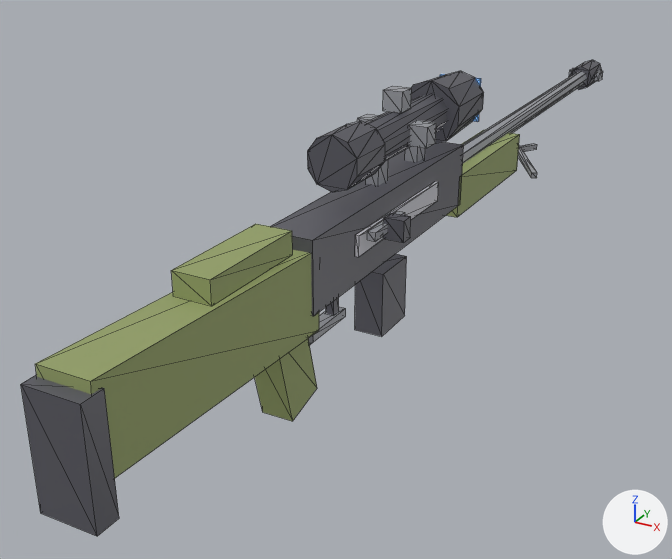
An edit to the glTF model assets/models/sniper.glb, drawn before and after from the same camera.
The view is the same before and after, from a camera (50 mm lens) standing at (0.556, -0.931, 0.481) and looking at (-0.13, 0.317, -0.143). The lights are fixed; the arrows at lower right show +X, +Y and +Z. The picture after the commit comes second. Mesh edges are drawn as thin lines. Vertices at exactly the same position are counted once.

Names of what the first picture shows: 'Sniper'.
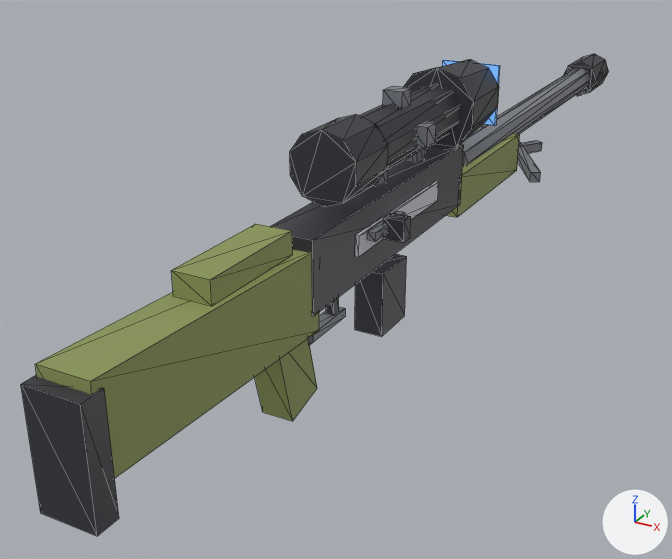
Where the change shows, as pixel boxes (x1, y1, x2, y2) in the pictures (672 x 559 px; the box of a moved part takes in the faces that stretch with it):
'Sniper', reshaped, recoloured: before (21, 60, 603, 536); after (21, 54, 609, 536)
part 1 of me_sniper, moved or reshaped: before (569, 60, 602, 89); after (563, 54, 609, 96)
part 2 of me_sniper, moved or reshaped: before (365, 94, 447, 161); after (359, 83, 459, 170)
part 3 of me_sniper, moved or reshaped: before (307, 121, 385, 192); after (289, 114, 388, 207)
part 4 of me_sniper, moved or reshaped: before (411, 71, 484, 143); after (404, 59, 499, 149)
part 5 of me_sniper, moved or reshaped: before (440, 74, 481, 122); after (442, 60, 500, 126)
part 6 of me_sniper, moved or reshaped: before (462, 71, 587, 178); after (461, 68, 590, 182)
part 7 of me_sniper, recoloured: before (21, 60, 602, 536); after (21, 54, 609, 536)
part 8 of me_sniper, recoloured: before (308, 68, 603, 345); after (308, 68, 590, 345)
part 9 of me_sniper, edited (looks the same): (35, 134, 520, 478) in both

Diff of the bpy script that builds the scene:
```diff
--- a/assets/models/sniper.glb.py
+++ b/assets/models/sniper.glb.py
@@ mat_gun_black @@
+mat_gun_black = principled_material('gun_black')
+mat_gun_black.base_color = (0.035, 0.035, 0.045)  # dark grey #35353c
+mat_gun_black.roughness = 0.45
@@ mat_gun_olive2 @@
+mat_gun_olive2 = principled_material('gun_olive2')
+mat_gun_olive2.base_color = (0.26, 0.31, 0.1)  # green #8b9759
+mat_gun_olive2.roughness = 0.7
@@ mat_gun_gunmetal @@
+mat_gun_gunmetal = principled_material('gun_gunmetal')
+mat_gun_gunmetal.base_color = (0.2, 0.21, 0.24)  # grey #7c7e86
+mat_gun_gunmetal.roughness = 0.3
@@ me_sniper @@
 # used by ob_sniper; location = (0.0, 0.0, 0.0)
-me_sniper.from_pydata(...)  # 284 vertices, 452 faces; spans x -0.09..0.09, y -0.43..1.37, z -0.16..0.2
+me_sniper.from_pydata(...)  # 284 vertices, 452 faces; spans x -0.1..0.1, y -0.43..1.38, z -0.16..0.21
+# me_sniper part 1: the loose piece of 16 vertices spanning x -0.03..0.03, y 1.27..1.37, z 0.01..0.06 is scaled about its middle by (1.48, 1.2, 1.48)
+# me_sniper part 2: the loose piece of 20 vertices spanning x -0.03..0.03, y 0.08..0.44, z 0.11..0.17 is scaled about its middle by (1.4, 1.11, 1.4)
+# me_sniper part 3: the loose piece of 20 vertices spanning x -0.04..0.04, y 0.07..0.15, z 0.1..0.18 is scaled about its middle by (1.32, 1.12, 1.32), then moved by (0.0, -0.02, 0.0)
+# me_sniper part 4: the loose piece of 20 vertices spanning x -0.05..0.05, y 0.38..0.5, z 0.09..0.19 is scaled about its middle by (1.3, 1.17, 1.3), then moved by (0.0, 0.03, 0.0)
+# me_sniper part 5: the loose piece of 8 vertices spanning x -0.04..0.04, y 0.5, z 0.11..0.17 is scaled about its middle by (1.43, 1.2, 1.43), then moved by (0.0, 0.05, 0.0)
+# me_sniper part 6: 32 of 284 vertices moved; they spanned x -0.09..0.09, y 0.49..1.31, z -0.04..0.05 and now span x -0.1..0.1, y 0.49..1.31, z -0.04..0.06; mean shift (0.0, 0.0, 0.0); largest move (0.08, 0.68, -0.02) -> (0.08, 0.67, -0.02)
+# me_sniper part 7: all 196 faces that had it switch from mat_gun_dark (dark grey #595961) to mat_gun_black (dark grey #35353c)
+# me_sniper part 8: all 172 faces that had it switch from mat_gun_steel (grey #9ea0a6) to mat_gun_gunmetal (grey #7c7e86)
+# me_sniper part 9: all 48 faces that had it switch from mat_gun_olive (green #95a269) to mat_gun_olive2 (green #8b9759)
 me_sniper.materials.append(mat_accent)
```
